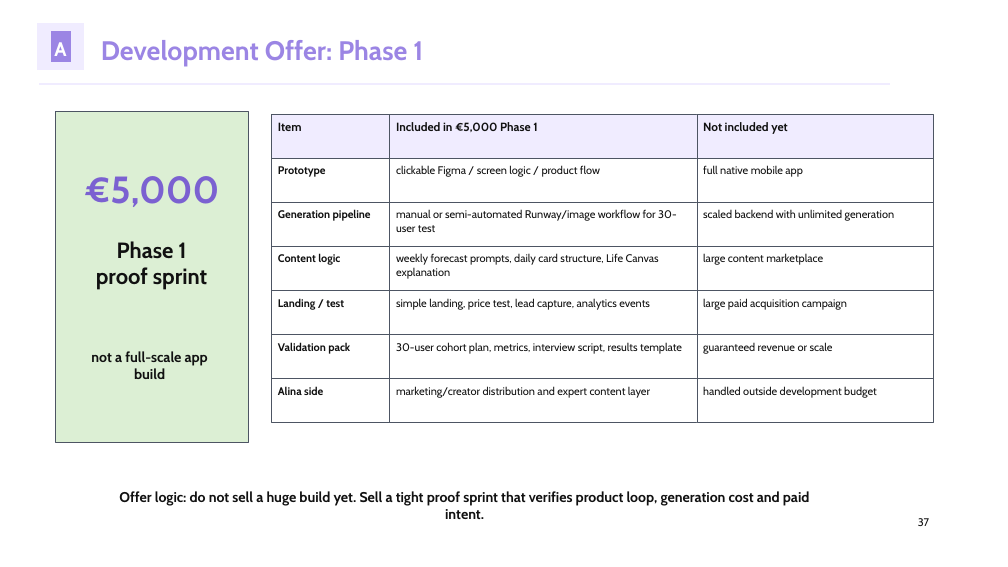
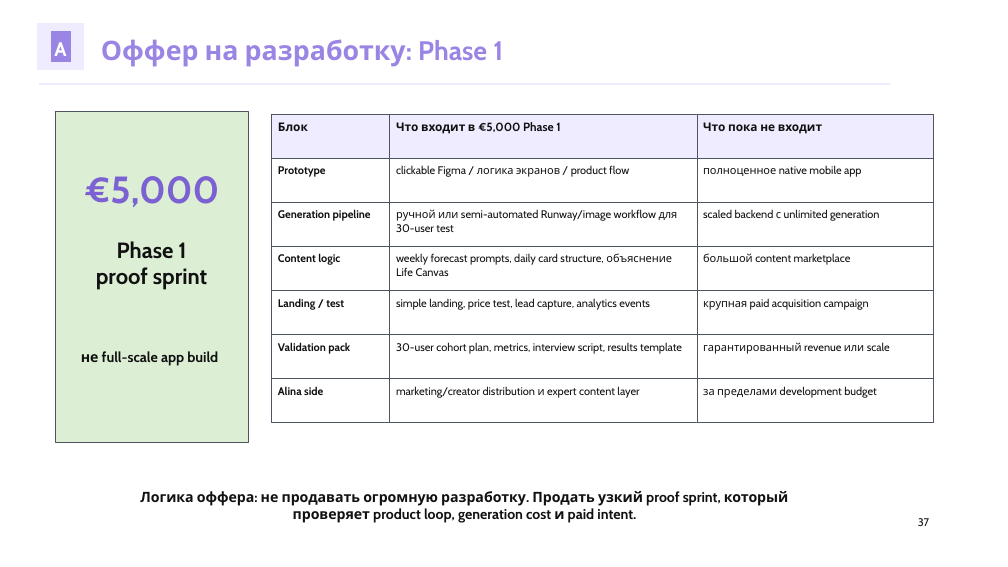
Before and after one commit to kirbudilov01/alina-research, a slide deck: slide 37 of output/pptx/AURA_TRENDVI_STYLE_DECK.pptx. Drawn at 1008x567 pixels with LibreOffice and Linux fonts; fonts in the diff are those of the drawing. Boxes give left, top, right and bottom in pixels: in the first picture for what was removed or moved away, otherwise in the second. Text is boxed around its words. In the diff, an @@ line names an element or a change of style, - is before the commit and + after.

```diff
--- a/output/pptx/AURA_TRENDVI_STYLE_DECK.pptx
+++ b/output/pptx/AURA_TRENDVI_STYLE_DECK.pptx
@@ text at (x1=101, y1=39, x2=503, y2=67): text changed @@
-Development Offer: Phase 1
+Оффер на разработку: Phase 1
@@ text at (x1=278, y1=122, x2=308, y2=131): text changed @@
-Item
+Блок
@@ text at (x1=396, y1=122, x2=560, y2=134): text changed @@
-Included in €5,000 Phase 1
+Что входит в €5,000 Phase 1
@@ text at (x1=703, y1=122, x2=822, y2=134): text changed @@
-Not included yet
+Что пока не входит
@@ text at (x1=396, y1=165, x2=629, y2=177): text changed @@
-clickable Figma / screen logic / product flow
+clickable Figma / логика экранов / product flow
@@ text at (x1=703, y1=165, x2=861, y2=177): text changed @@
-full native mobile app
+полноценное native mobile app
@@ text at (x1=396, y1=209, x2=678, y2=232): text changed @@
-manual or semi-automated Runway/image workflow for 30-user test
+ручной или semi-automated Runway/image workflow для 30-user test
@@ text at (x1=703, y1=209, x2=880, y2=221): text changed @@
-scaled backend with unlimited generation
+scaled backend с unlimited generation
@@ text at (x1=396, y1=253, x2=672, y2=276): text changed @@
-weekly forecast prompts, daily card structure, Life Canvas explanation
+weekly forecast prompts, daily card structure, объяснение Life Canvas
@@ text at (x1=703, y1=253, x2=851, y2=265): text changed @@
-large content marketplace
+большой content marketplace
@@ text at (x1=703, y1=298, x2=869, y2=310): text changed @@
-large paid acquisition campaign
+крупная paid acquisition campaign
@@ text at (x1=81, y1=351, x2=218, y2=366): text changed @@
-not a full-scale app build
+не full-scale app build
@@ text at (x1=703, y1=342, x2=890, y2=354): text changed @@
-guaranteed revenue or scale
+гарантированный revenue или scale
@@ text at (x1=396, y1=386, x2=639, y2=398): text changed @@
-marketing/creator distribution and expert content layer
+marketing/creator distribution и expert content layer
@@ text at (x1=703, y1=386, x2=877, y2=398): text changed @@
-handled outside development budget
+за пределами development budget
@@ text at (x1=140, y1=491, x2=788, y2=523): text changed @@
-Offer logic: do not sell a huge build yet. Sell a tight proof sprint that verifies product loop, generation cost and paid intent.
+Логика оффера: не продавать огромную разработку. Продать узкий proof sprint, который проверяет product loop, generation cost и paid intent.
```
Also in this commit, not shown: 35 other slides changed, 2 slides added, 2 slides removed, 4 other files.
